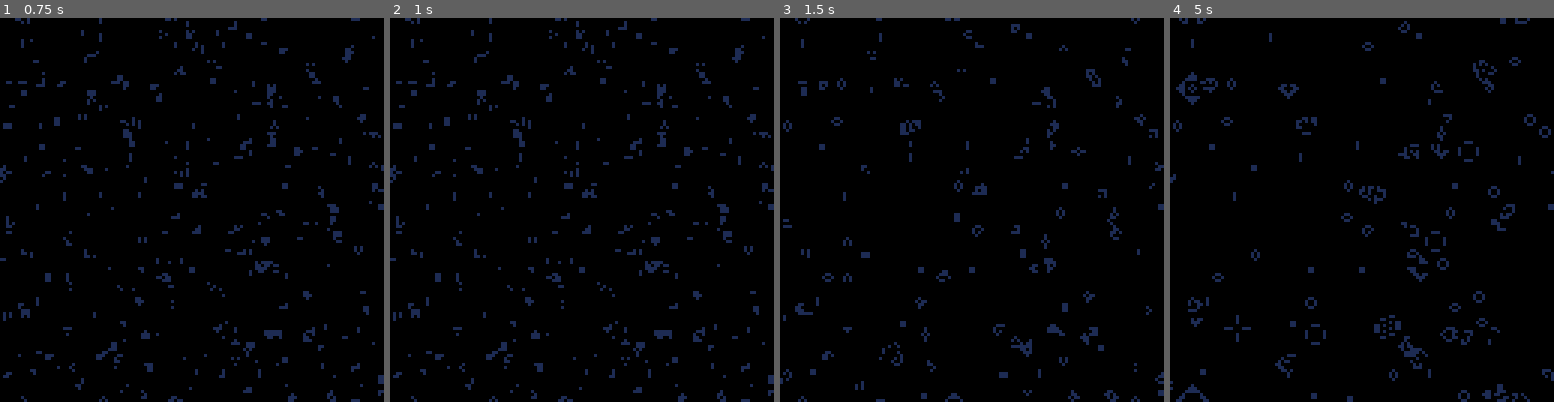
Above: before the commit, frames 1-4 (left to right).
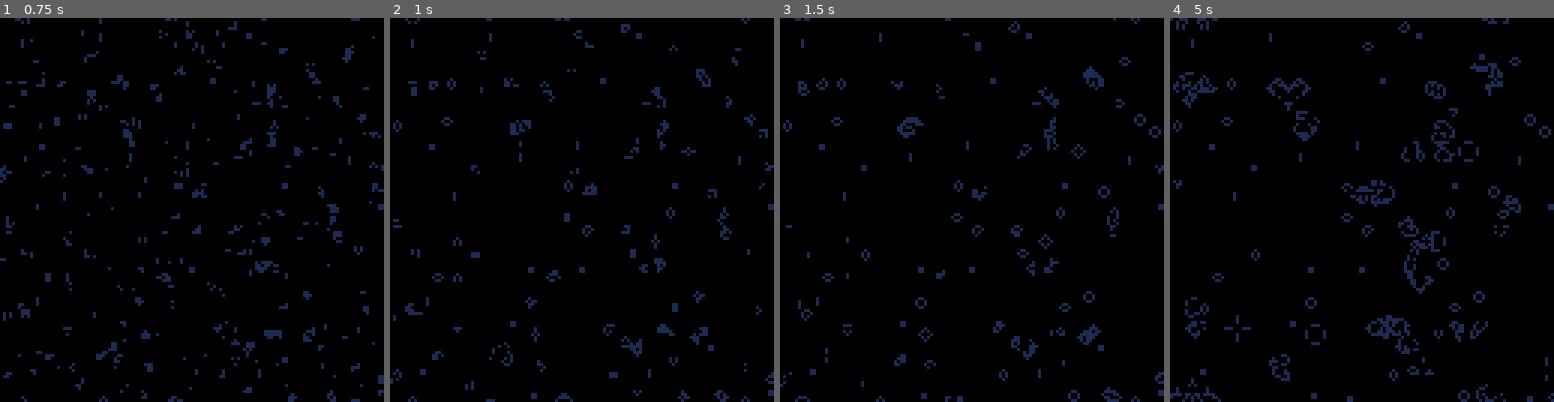
Above: after the commit, the same moments.

Repository: eduvf/PICO-8-experiments
Game: PICO-8 cartridge life.p8
Same seed, same stepped clock (60 frames per second), same inputs: the game is played once before the commit and once after it.
Inputs:
- Up to frame 1 (0.75 s): no input
- Up to frame 2 (1 s): no input
- Up to frame 3 (1.5 s): no input
- Up to frame 4 (5 s): no input

Frame 1 is identical in both runs. In frame 2, 4.8% of the frame differs, in the area x 0-100%, y 0-100%; in frame 3, 3.2%; in frame 4, 5.3%.

Commit message:
direct neighbour checks

Diff:
--- a/life.p8
+++ b/life.p8
@@ -3,12 +3,6 @@
 __lua__
 prev = {}
 next = {}
-
-neig = {
-  -128-1, -128, -128+1,
-  -1, 1,
-  128-1, 128, 128+1
-}
 
 function _init()
   for p = 0, 16384-1 do
@@ -20,12 +14,14 @@
   for p = 0, 16384-1 do
     local alive = 0
 
-    for n = 1, #neig do
-      local i = (p + neig[n]) % 16384
-      if prev[i] then
-        alive += 1
-      end
-    end
+    if prev[(p-128-1)%16384] then alive += 1 end
+    if prev[(p-128)  %16384] then alive += 1 end
+    if prev[(p-128+1)%16384] then alive += 1 end
+    if prev[(p-1)    %16384] then alive += 1 end
+    if prev[(p+1)    %16384] then alive += 1 end
+    if prev[(p+128-1)%16384] then alive += 1 end
+    if prev[(p+128)  %16384] then alive += 1 end
+    if prev[(p+128+1)%16384] then alive += 1 end
 
     if prev[p] then
       next[p] = (alive == 2) or (alive == 3)
